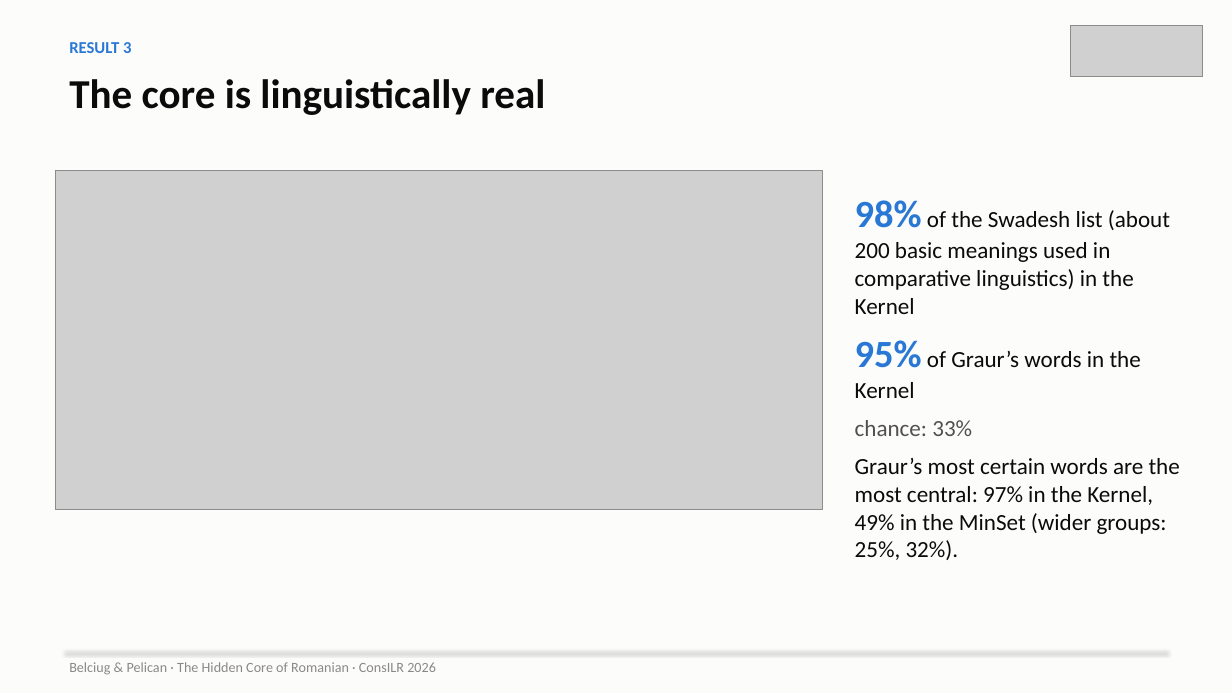
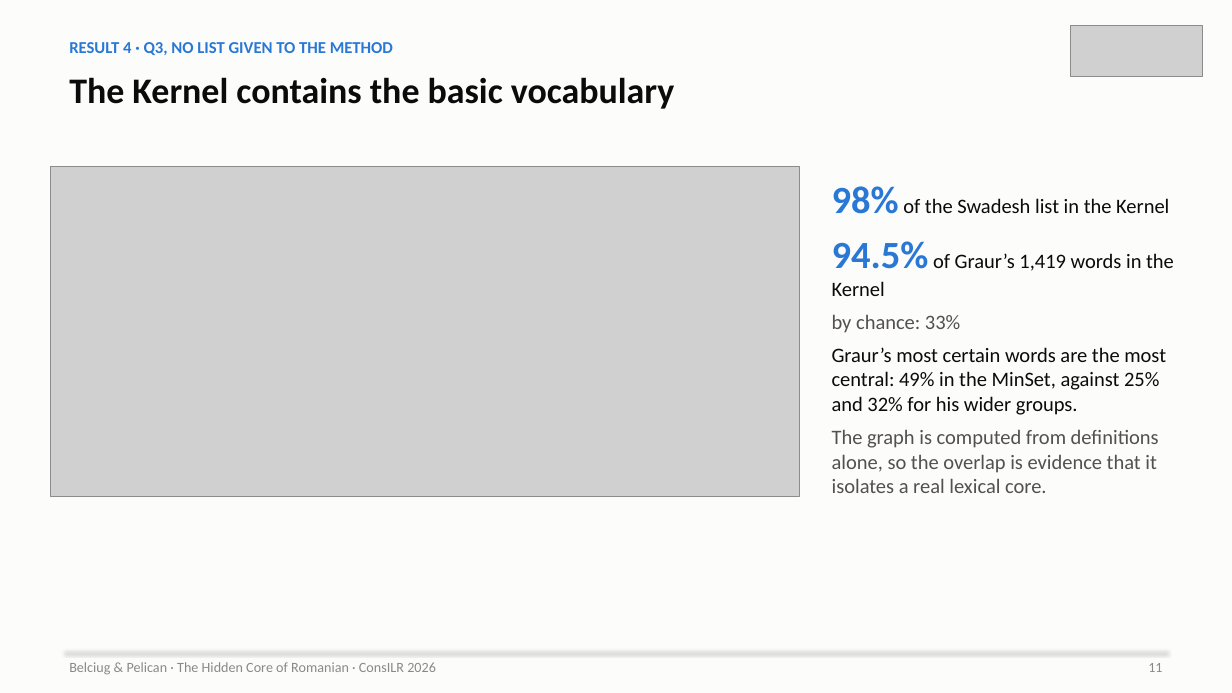
Before and after one commit to ovladon/hidden-core-romanian, a slide deck: slide 11 of slides/HiddenCore_ConsILR2026.pptx (slide 10 before the commit). Drawn at 1232x693 pixels with LibreOffice and Linux fonts; fonts in the diff are those of the drawing; grey boxes stand for pictures. Boxes give left, top, right and bottom in pixels: in the first picture for what was removed or moved away, otherwise in the second. Text is boxed around its words. In the diff, an @@ line names an element or a change of style, - is before the commit and + after.

```diff
--- a/slides/HiddenCore_ConsILR2026.pptx
+++ b/slides/HiddenCore_ConsILR2026.pptx
@@ text at (x1=69, y1=42, x2=393, y2=55): text changed @@
-RESULT 3
+RESULT 4 · Q3, NO LIST GIVEN TO THE METHOD
@@ text at (x1=69, y1=77, x2=674, y2=109): text changed; size 32 to 28 pt @@
-The core is linguistically real
+The Kernel contains the basic vocabulary
@@ picture resized from (x1=55, y1=171, x2=823, y2=510) to (x1=51, y1=166, x2=799, y2=497) @@
@@ text at (x1=832, y1=186, x2=1174, y2=493): text changed; size 18 to 16 pt @@
-98% of the Swadesh list (about 200 basic meanings used in comparative linguistics) in the Kernel
-95% of Graur’s words in the Kernel
-chance: 33%
-Graur’s most certain words are the most central: 97% in the Kernel, 49% in the MinSet (wider groups: 25%, 32%).
+98% of the Swadesh list in the Kernel
+94.5% of Graur’s 1,419 words in the Kernel
+by chance: 33%
+Graur’s most certain words are the most central: 49% in the MinSet, against 25% and 32% for his wider groups.
+The graph is computed from definitions alone, so the overlap is evidence that it isolates a real lexical core.
@@ text added at (x1=1148, y1=663, x2=1162, y2=672), 11 pt, text #8A8984 @@
+11
```
Also in this commit, not shown: 10 other slides changed, 10 slides added, 4 slides removed, 2 other files.
